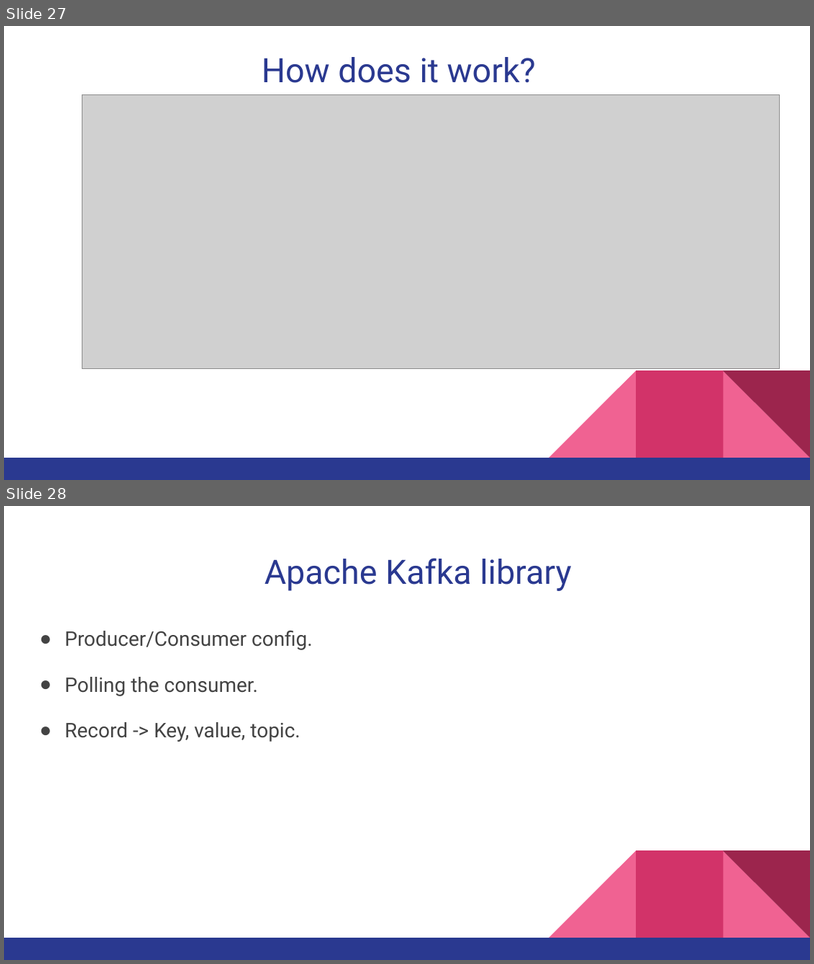
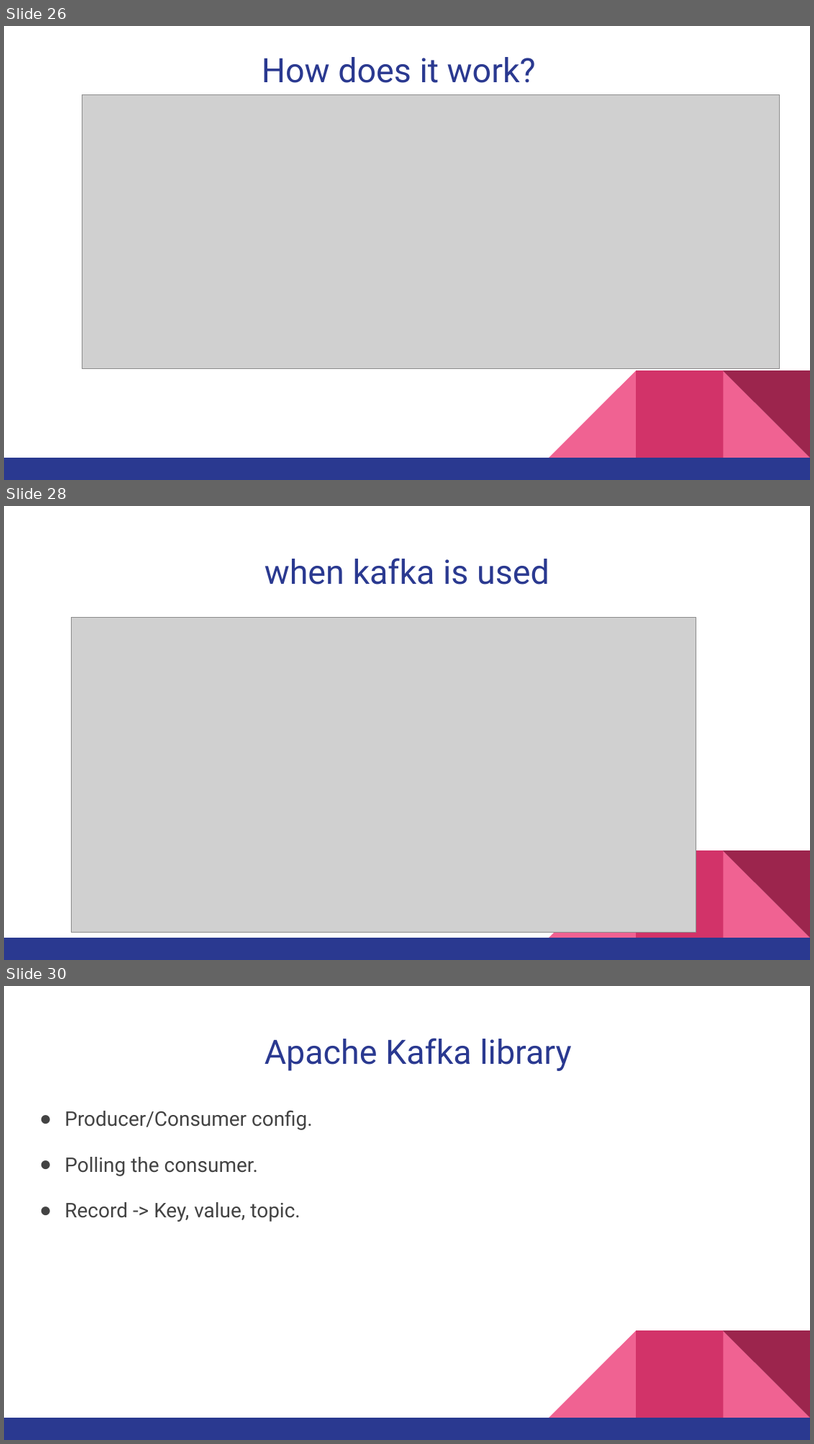
Before and after one commit to sebivenlo/Kafka2019, a slide deck: KafkaWorkshop.pptx. Shown one above the other, each under a label of ours: slides 27 and 28 before the commit, slides 26, 28 and 30 after it; the slides between them are not shown. The pictures are 814x964 and 814x1444 pixels, drawn with LibreOffice and Linux fonts; fonts in the diff are those of the drawing; grey boxes stand for pictures. Boxes give left, top, right and bottom in pixels: in the first picture for what was removed or moved away, otherwise in the second. Text is boxed around its words. In the diff, an @@ line names an element or a change of style, - is before the commit and + after.

```diff
--- a/KafkaWorkshop.pptx
+++ b/KafkaWorkshop.pptx
@@ slide 28 added at (x1=4, y1=506, x2=810, y2=960), background #FFFFFF; not listed: 5 template elements that a slide beside it also shows @@
@@ title added at (x1=265, y1=558, x2=550, y2=584), 30 pt, text #2A3990 @@
+when kafka is used
@@ picture added at (x1=72, y1=618, x2=697, y2=932) @@
@@ what was slide 27 is now slide 26 @@
@@ what was slide 28 is now slide 30 @@
```
Also in this commit, not shown: 1 slide changed, 1 other slide added, 2 other files.
